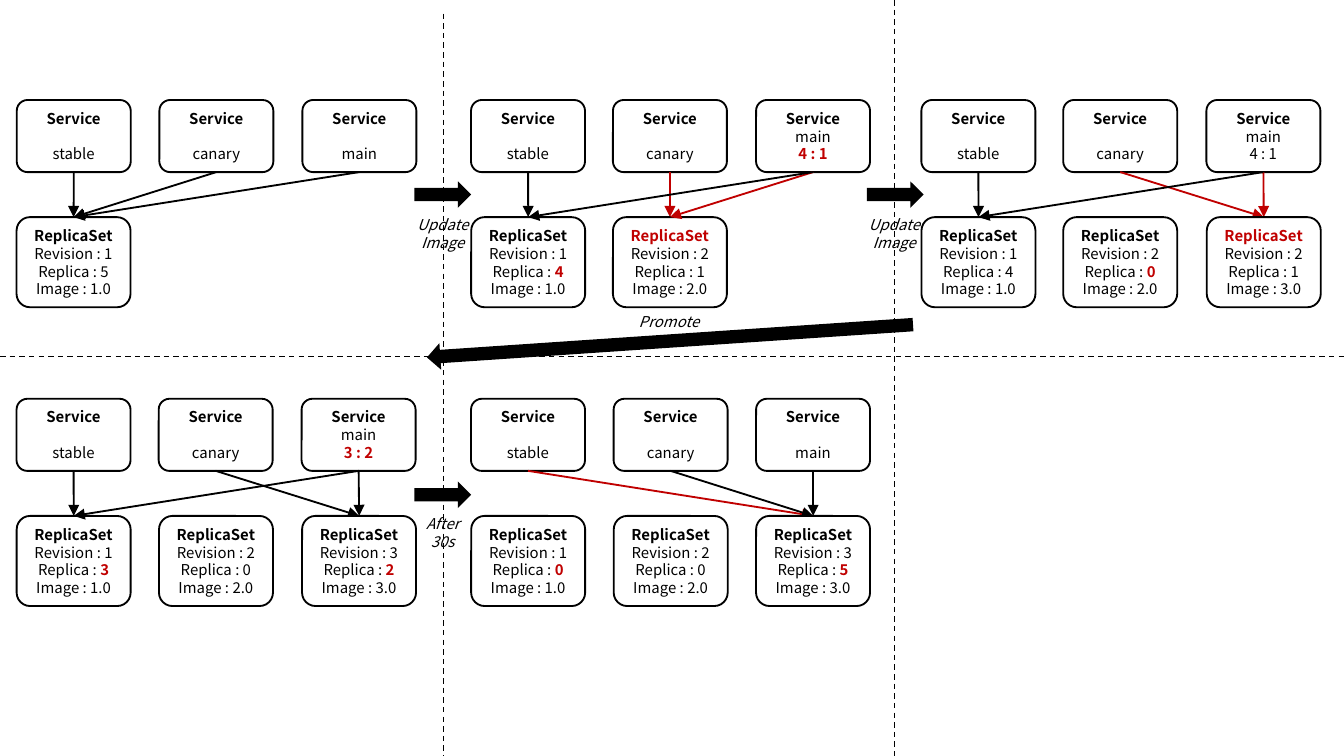
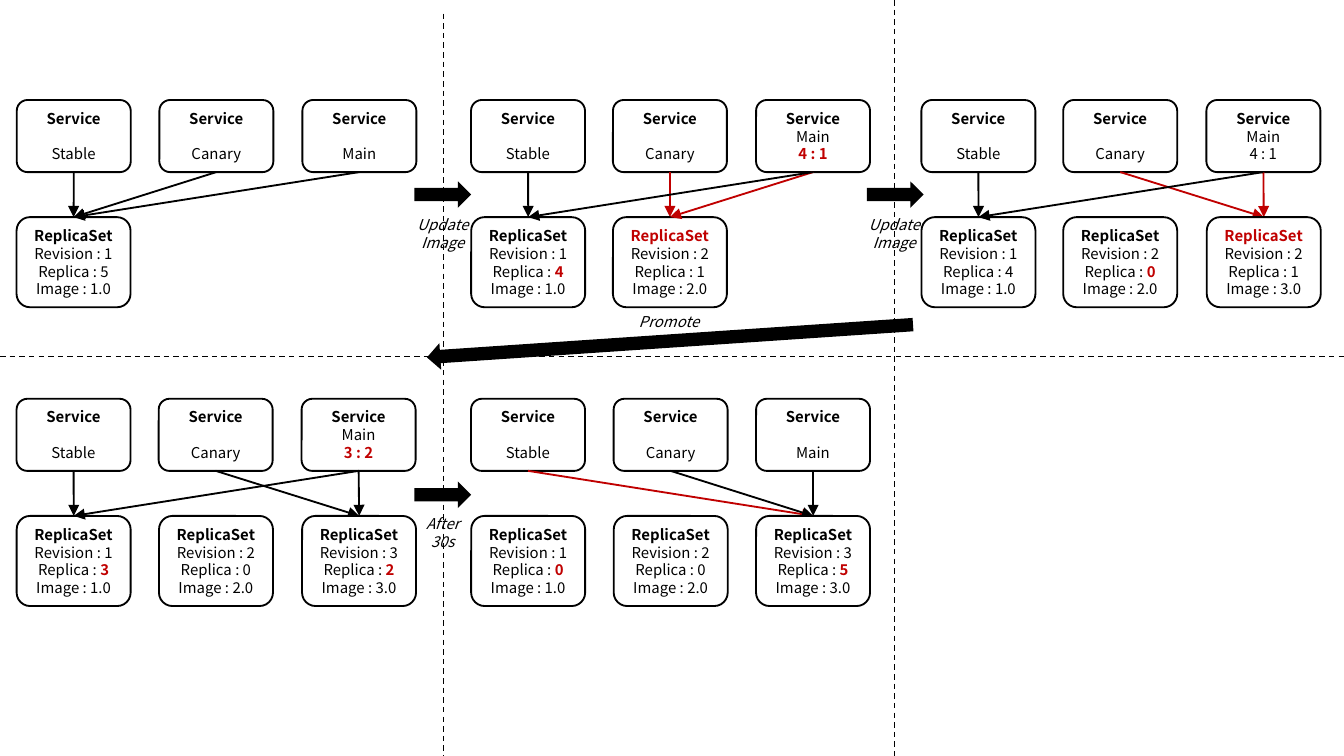
Before and after one commit to ssup2/blog-software, a slide deck: slide 3 of content/docs/theory-analysis/argo-rollouts/images/images.pptx. Drawn at 1344x756 pixels with LibreOffice and Linux fonts; fonts in the diff are those of the drawing. Boxes give left, top, right and bottom in pixels: in the first picture for what was removed or moved away, otherwise in the second. Text is boxed around its words. In the diff, an @@ line names an element or a change of style, - is before the commit and + after.

```diff
--- a/content/docs/theory-analysis/argo-rollouts/images/images.pptx
+++ b/content/docs/theory-analysis/argo-rollouts/images/images.pptx
@@ text in rounded rectangle at [52, 147, 96, 159]: text changed @@
-stable
+Stable
@@ text in rounded rectangle at [191, 148, 241, 163]: text changed @@
-canary
+Canary
@@ text in rounded rectangle at [342, 147, 376, 159]: text changed @@
-main
+Main
@@ text in rounded rectangle at [506, 147, 550, 159]: text changed @@
-stable
+Stable
@@ text in rounded rectangle at [645, 148, 695, 163]: text changed @@
-canary
+Canary
@@ text in rounded rectangle at [796, 130, 830, 142]: text changed @@
-main
+Main
@@ text in rounded rectangle at [956, 147, 1000, 159]: text changed @@
-stable
+Stable
@@ text in rounded rectangle at [1095, 148, 1145, 163]: text changed @@
-canary
+Canary
@@ text in rounded rectangle at [1246, 130, 1280, 142]: text changed @@
-main
+Main
@@ text in rounded rectangle at [51, 446, 95, 458]: text changed @@
-stable
+Stable
@@ text in rounded rectangle at [191, 447, 241, 462]: text changed @@
-canary
+Canary
@@ text in rounded rectangle at [342, 428, 376, 440]: text changed @@
-main
+Main
@@ text in rounded rectangle at [506, 446, 550, 458]: text changed @@
-stable
+Stable
@@ text in rounded rectangle at [646, 447, 696, 462]: text changed @@
-canary
+Canary
@@ text in rounded rectangle at [796, 446, 830, 458]: text changed @@
-main
+Main
```
Also in this commit, not shown: 5 other slides changed.
